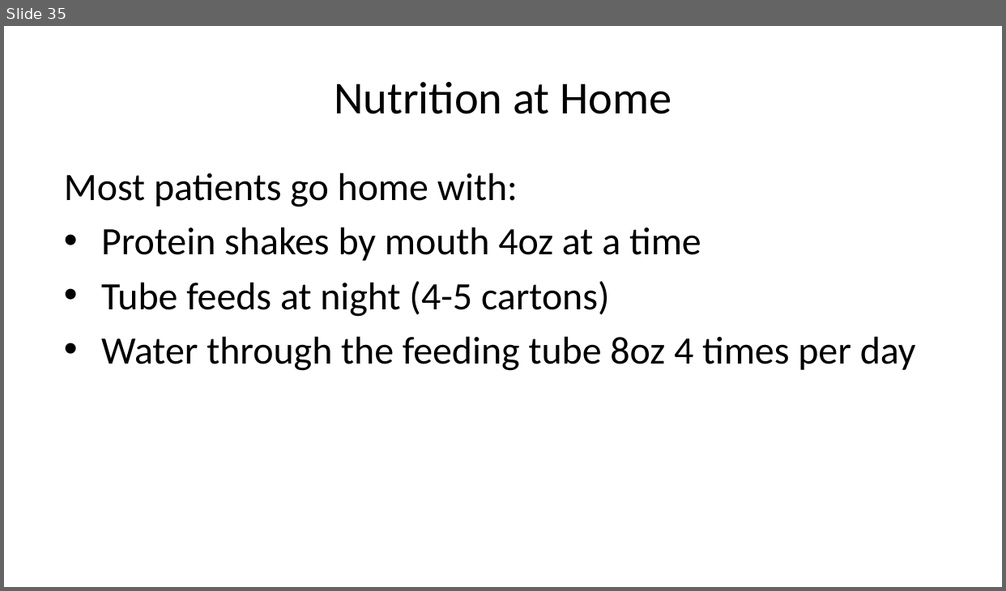
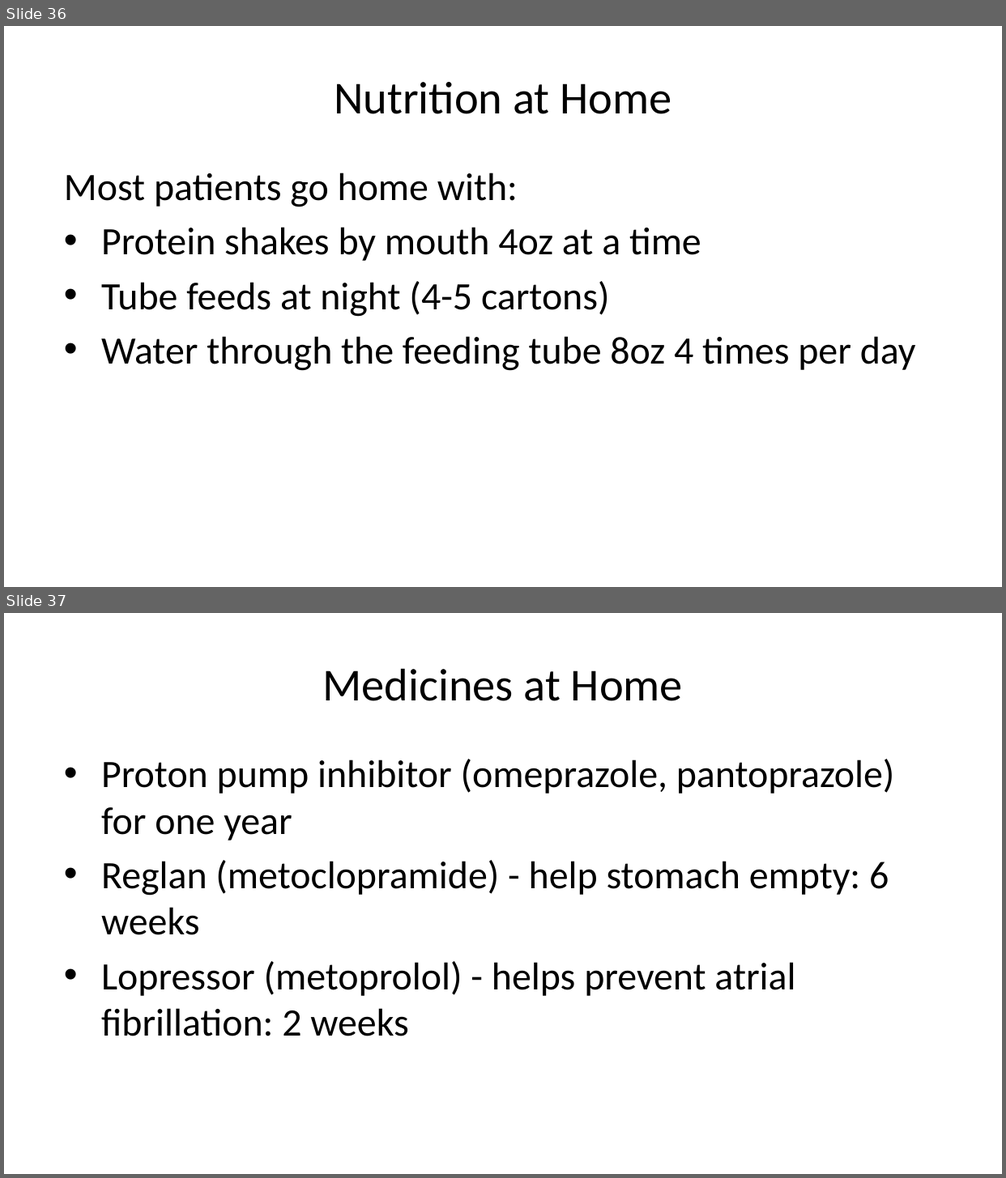
Before and after one commit to jcsalo/patient_education, a slide deck: lci_surgery.pptx. Shown one above the other, each under a label of ours: slide 35 before the commit, slides 36 and 37 after it. The pictures are 1006x591 and 1006x1178 pixels, drawn with LibreOffice and Linux fonts; fonts in the diff are those of the drawing. Boxes give left, top, right and bottom in pixels: in the first picture for what was removed or moved away, otherwise in the second. Text is boxed around its words. In the diff, an @@ line names an element or a change of style, - is before the commit and + after.

```diff
--- a/lci_surgery.pptx
+++ b/lci_surgery.pptx
@@ slide 37 added at (4, 613, 1002, 1174), background #FFFFFF @@
@@ title added at (323, 668, 683, 701), 33 pt, text #000000 @@
+Medicines at Home
@@ text added at (101, 759, 895, 1037), 28 pt, text #000000 @@
+• Proton pump inhibitor (omeprazole, pantoprazole) for one year
+• Reglan (metoclopramide) - help stomach empty: 6 weeks
+• Lopressor (metoprolol) - helps prevent atrial fibrillation: 2 weeks
@@ what was slide 35 is now slide 36 @@
```
Also in this commit, not shown: 2 slides changed, 6 other slides added, 1 slide removed, 38 other files.
